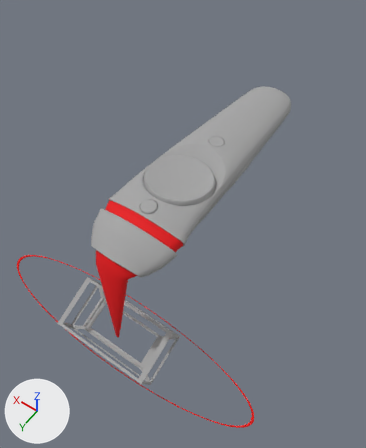
What one commit did to the OBJ model assets/models/vive-controller.obj.
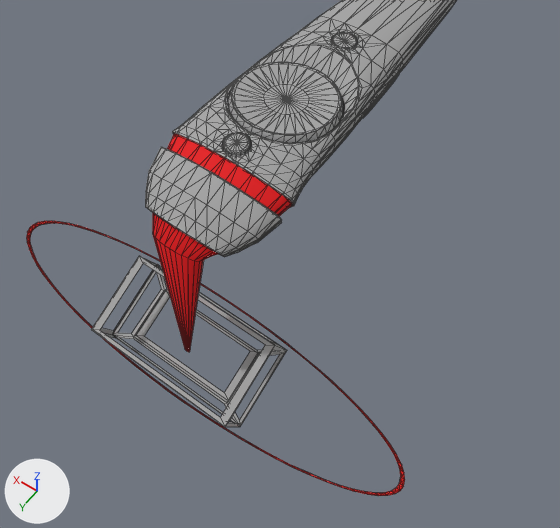
The first picture shows the older version from a camera (50 mm lens) standing at (-0.12, 0.118, 0.222) and looking at (0.003, -0.056, -0.05). The close-ups show both versions on the part from 0% to 96% of the width and 26% to 100% of the height of that picture; other places that the commit changed are outside them. Arrows for +X, +Y and +Z are at lower left; the lights stay in place. The close-ups show mesh edges as thin lines. Where no turn or scale is listed for an object, it has been applied to the vertices. Vertices at the same position are counted once.

The first close-up shows 'Cube_Cube.001', 'vive-controller'.
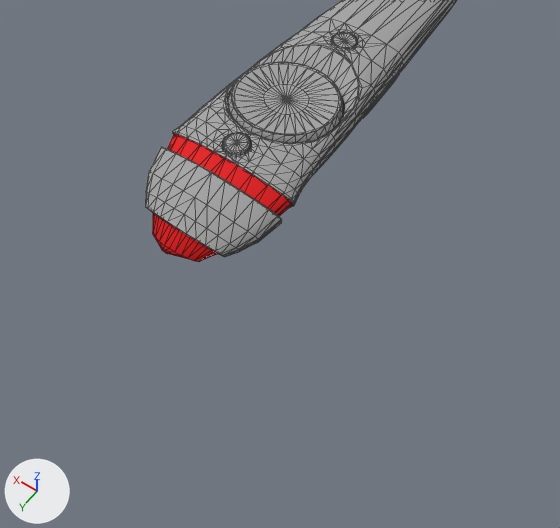
Boxes [x1, y1, x2, y2] around the edits, measured in the close-ups (560 x 528 px; the box of a moved part takes in the faces that stretch with it):
```json
{"object": "vive-controller", "change": "reshaped", "before": [27, 0, 456, 496], "after": [145, 0, 456, 262]}
{"object": "Cube_Cube.001", "change": "reshaped", "before": [91, 256, 287, 427], "on screen": "not visible afterwards"}
{"part": 2, "of": "me_vive_controller", "change": "deleted", "before": [27, 221, 405, 496], "on screen": "red"}
{"part": 3, "of": "me_vive_controller", "change": "moved or reshaped", "before": [153, 235, 204, 352], "after": [153, 235, 191, 260]}
```

The change, as JSON lines over the scene's bpy script:
```json
{"block": "me_cube_cube_001", "where": "# used by ob_cube_cube_001; location = (0.0, 0.0, 0.0)"}
{"op": "remove", "block": "me_cube_cube_001", "code": "me_cube_cube_001.from_pydata(...)  # 56 vertices, 44 faces; spans x -0.0348..0.0348, y 0.0007..0.041, z -0.0952..-0.063"}
{"op": "add", "block": "me_cube_cube_001", "code": "me_cube_cube_001.from_pydata(...)  # 56 vertices, 44 faces; spans x -0.0348..0.0348, y -0.198..-0.1717, z -0.0139..0.0248"}
{"block": "me_cube_cube_001", "change": "me_cube_cube_001 part 1: the whole mesh is rebuilt"}
{"block": "me_vive_controller", "where": "# used by ob_vive_controller; location = (0.0, 0.0, 0.0)"}
{"op": "remove", "block": "me_vive_controller", "code": "me_vive_controller.from_pydata(...)  # 2044 vertices, 3894 faces; spans x -0.1..0.1, y -0.172..0.038, z -0.099..0.008"}
{"op": "add", "block": "me_vive_controller", "code": "me_vive_controller.from_pydata(...)  # 1776 vertices, 3358 faces; spans x -0.027..0.027, y -0.172..0.021, z -0.039..0.008"}
{"block": "me_vive_controller", "change": "me_vive_controller part 2: the loose piece of 268 vertices spanning x -0.1..0.1, y -0.003..0.038, z -0.099..-0.079 is deleted"}
{"block": "me_vive_controller", "change": "me_vive_controller part 3"}
{"block": "me_vive_controller", "change": "18 vertices are removed from x 0.001..0.004, y 0.02..0.021, z -0.092"}
{"block": "me_vive_controller", "change": "82 faces are deleted"}
{"block": "me_vive_controller", "change": "6 vertices move within x -0.011..0.011, y -0.02, z -0.017"}
{"block": "me_vive_controller", "change": "18 vertices are added at x 0.001..0.004, y 0.02..0.021, z -0.016..-0.015"}
{"block": "me_vive_controller", "change": "16 new faces join them, mat_mat_body (grey #a5a5a5)"}
{"block": "me_vive_controller", "change": "66 new faces join them, mat_mat_tip (red #e70009)"}
{"op": "remove", "block": "me_vive_controller", "code": "me_vive_controller.materials.append(mat_mat_sizehint)  # red #e70400"}
```
